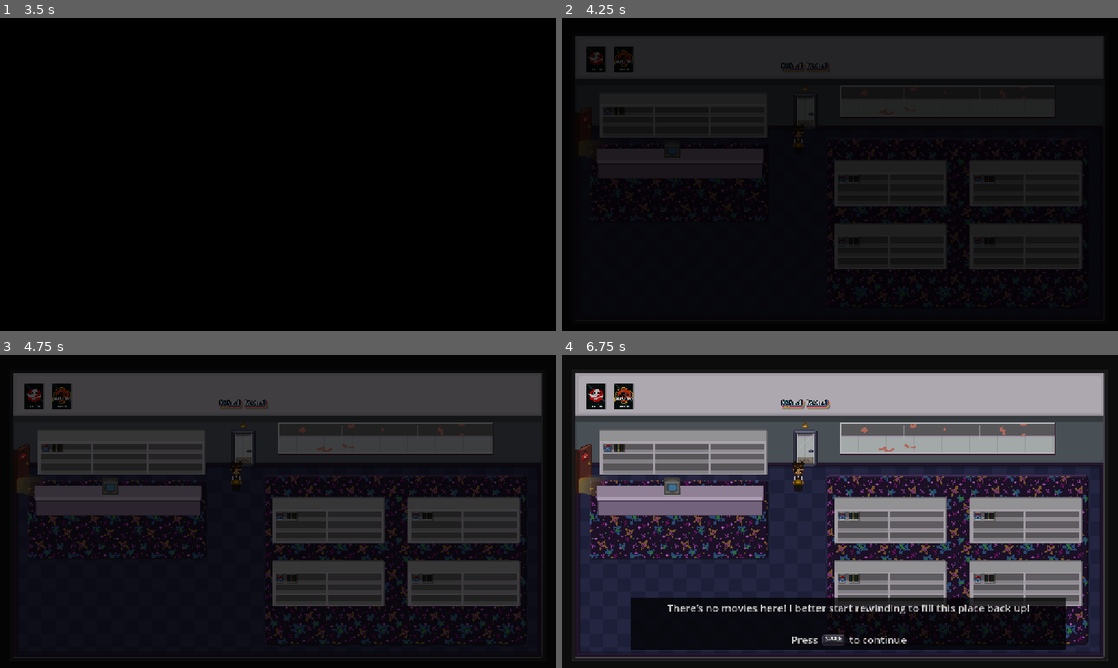
Above: before the commit, frames 1-4 (two rows, left to right).
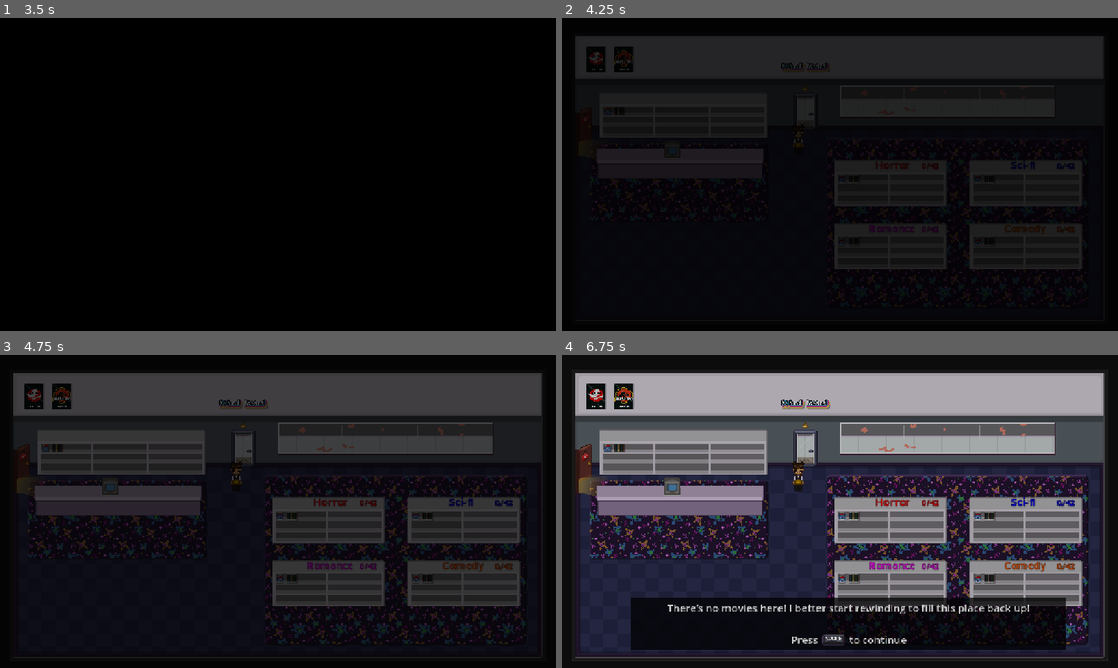
Above: after the commit, the same moments.

Repository: Sleeping-Robot-Games/video-planet
Game: Godot game, scene res://title/title.tscn
The game is run twice, just before and just after one commit, with the same random seed, the same clock (stepped at 60 frames per second) and the same inputs. The engine's default icon, where the game draws it, is replaced by a stand-in: a white triangle on a blue panel in a dark square. Video files are missing from this copy of the repository; at most half a second of black plays in their place.
Inputs:
- Up to frame 1 (3.5 s): tap Enter (rewind) at 0.5 s; hold Right (dial_right) 0.53-1.25 s; tap 1 (1) at 0.6 s; tap 2 (2) at 0.8, 2.85 s; click "Backroom" at 1.25 s; click "<< Return to Storefront" at 2 s; tap Space (continue) at 2.75 s; hold S (walk_down) from 2.78 s (still down); tap 3 (3) at 3.05 s
- Up to frame 2 (4.25 s): tap Space (continue) at 3.5 s; release S (walk_down) at 3.53 s; hold Right (dial_right) from 3.53 s (still down); tap 3 (3) at 3.6 s; tap 4 (4) at 3.8 s
- Up to frame 3 (4.75 s): tap Space (continue) at 4.25 s; release Right (dial_right) at 4.28 s; hold W (walk_up) from 4.28 s (still down); tap 4 (4) at 4.35 s; tap 5 (5) at 4.55 s
- Up to frame 4 (6.75 s): tap Space (continue) at 5, 6.5 s; release W (walk_up) at 5.03 s; hold Left (dial_left) 5.03-6.53 s; tap 5 (5) at 5.1 s; tap 1 (1) at 5.3, 5.85 s; tap 2 (2) at 6.05, 6.6 s; hold S (walk_down) from 6.53 s (still down)

Frame 1 is identical in both runs. In frame 2, 0.3% of the frame differs, in the area x 55-93%, y 45-70%; in frame 3, 0.5%; in frame 4, 0.7%.

Commit message:
placeholder shelf labels and counts

Diff:
--- a/storefront/storefront.tscn
+++ b/storefront/storefront.tscn
@@ -289,6 +289,110 @@
 layout_mode = 3
 anchors_preset = 0
 
+[node name="ShelfLabels" type="Control" parent="HUD"]
+z_index = 1
+anchors_preset = 0
+offset_left = 2.5
+offset_top = 11.5
+offset_right = 42.5
+offset_bottom = 51.5
+
+[node name="Horror" type="Label" parent="HUD/ShelfLabels"]
+layout_mode = 0
+offset_left = 357.5
+offset_top = 147.5
+offset_right = 394.5
+offset_bottom = 164.5
+size_flags_vertical = 3
+theme_override_colors/font_color = Color(1, 0, 0, 1)
+theme_override_constants/outline_size = 3
+theme_override_font_sizes/font_size = 12
+text = "Horror"
+
+[node name="HorrorCount" type="Label" parent="HUD/ShelfLabels"]
+layout_mode = 0
+offset_left = 410.5
+offset_top = 150.5
+offset_right = 447.5
+offset_bottom = 167.5
+size_flags_vertical = 3
+theme_override_colors/font_color = Color(1, 0, 0, 1)
+theme_override_constants/outline_size = 3
+theme_override_font_sizes/font_size = 9
+text = "0/42"
+
+[node name="SciFi" type="Label" parent="HUD/ShelfLabels"]
+layout_mode = 0
+offset_left = 513.5
+offset_top = 147.5
+offset_right = 550.5
+offset_bottom = 164.5
+size_flags_vertical = 3
+theme_override_colors/font_color = Color(0, 0, 1, 1)
+theme_override_constants/outline_size = 3
+theme_override_font_sizes/font_size = 12
+text = "Sci-fi"
+
+[node name="SciFiCount" type="Label" parent="HUD/ShelfLabels"]
+layout_mode = 0
+offset_left = 566.5
+offset_top = 150.5
+offset_right = 603.5
+offset_bottom = 167.5
+size_flags_vertical = 3
+theme_override_colors/font_color = Color(0, 0, 1, 1)
+theme_override_constants/outline_size = 3
+theme_override_font_sizes/font_size = 9
+text = "0/42"
+
+[node name="Romance" type="Label" parent="HUD/ShelfLabels"]
+layout_mode = 0
+offset_left = 349.5
+offset_top = 221.0
+offset_right = 403.5
+offset_bottom = 238.0
+size_flags_vertical = 3
+theme_override_colors/font_color = Color(1, 0, 1, 1)
+theme_override_constants/outline_size = 3
+theme_override_font_sizes/font_size = 12
+text = "Romance"
+
+[node name="RomanceCount" type="Label" parent="HUD/ShelfLabels"]
+layout_mode = 0
+offset_left = 410.5
+offset_top = 224.0
+offset_right = 447.5
+offset_bottom = 241.0
+size_flags_vertical = 3
+theme_override_colors/font_color = Color(1, 0, 1, 1)
+theme_override_constants/outline_size = 3
+theme_override_font_sizes/font_size = 9
+text = "0/42"
+
+[node name="Comedy" type="Label" parent="HUD/ShelfLabels"]
+layout_mode = 0
+offset_left = 505.5
+offset_top = 221.0
+offset_right = 553.5
+offset_bottom = 238.0
+size_flags_vertical = 3
+theme_override_colors/font_color = Color(1, 0.3372549, 0, 1)
+theme_override_constants/outline_size = 3
+theme_override_font_sizes/font_size = 12
+text = "Comedy"
+
+[node name="ComedyCount" type="Label" parent="HUD/ShelfLabels"]
+layout_mode = 0
+offset_left = 566.5
+offset_top = 224.0
+offset_right = 603.5
+offset_bottom = 241.0
+size_flags_vertical = 3
+theme_override_colors/font_color = Color(1, 0.3372549, 0, 1)
+theme_override_constants/outline_size = 3
+theme_override_font_sizes/font_size = 9
+text = "0/42"
+
 [node name="ToDo" type="Panel" parent="HUD"]
 visible = false
 layout_mode = 0
